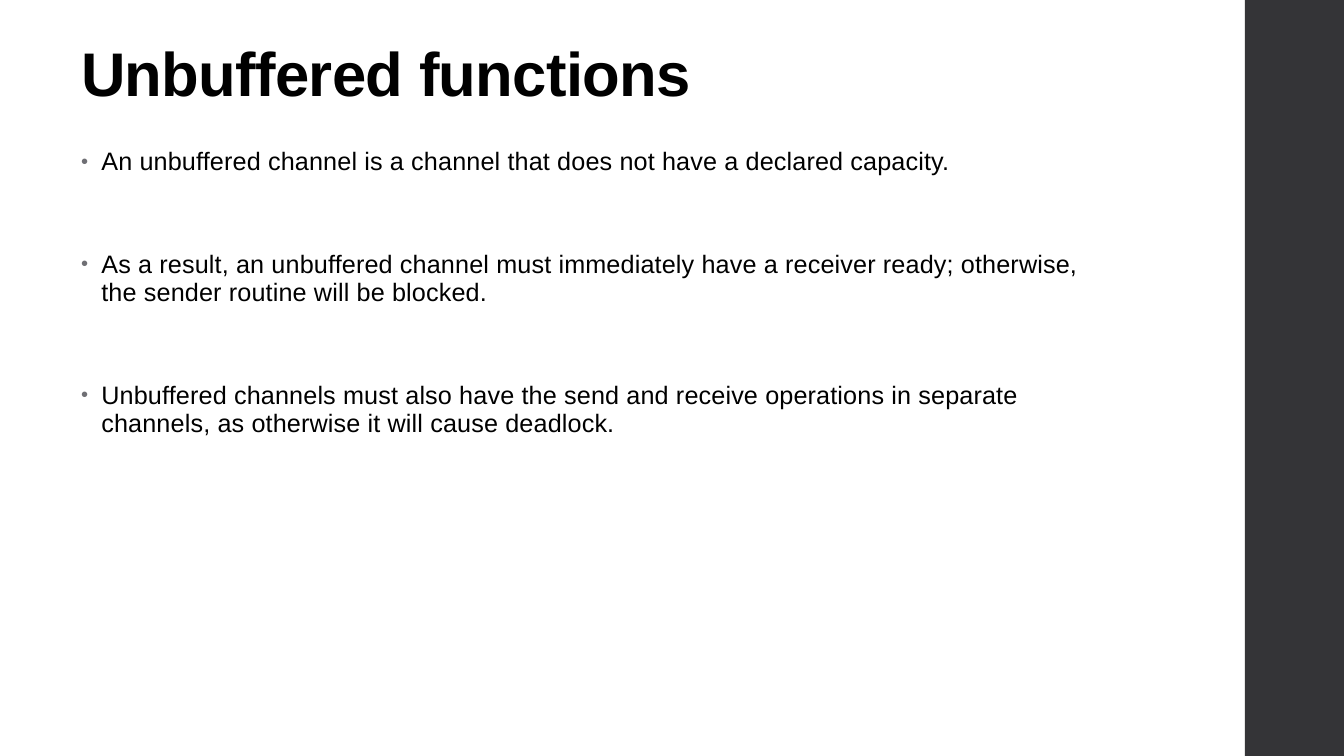
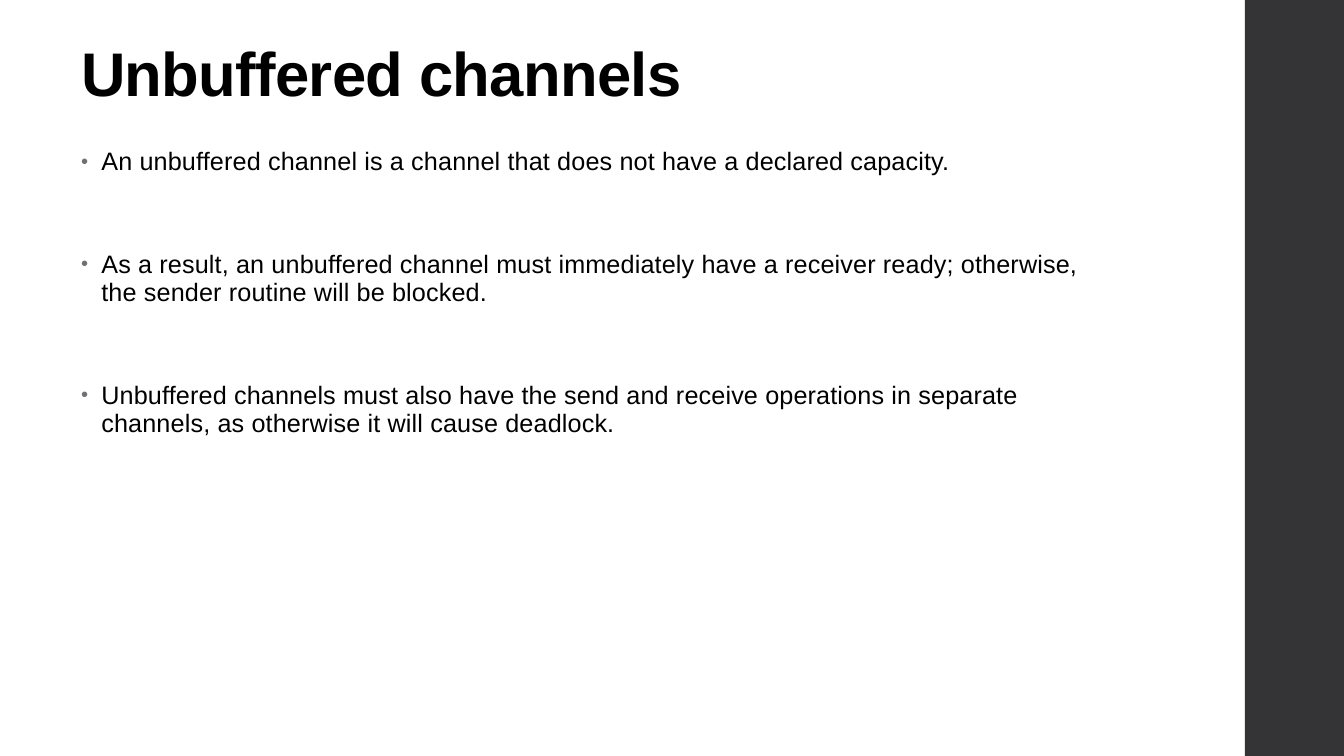
Before and after one commit to DavidB420/go-channels, a slide deck: slide 6 of Go Channels.pptx. Drawn at 1344x756 pixels with LibreOffice and Linux fonts; fonts in the diff are those of the drawing. Boxes give left, top, right and bottom in pixels: in the first picture for what was removed or moved away, otherwise in the second. Text is boxed around its words. In the diff, an @@ line names an element or a change of style, - is before the commit and + after.

Commit message:
Fixed presentation

```diff
--- a/Go Channels.pptx
+++ b/Go Channels.pptx
@@ title at (81,51,681,97): text changed @@
-Unbuffered functions
+Unbuffered channels
```
Also in this commit, not shown: 1 other slide changed, 1 slide removed.
